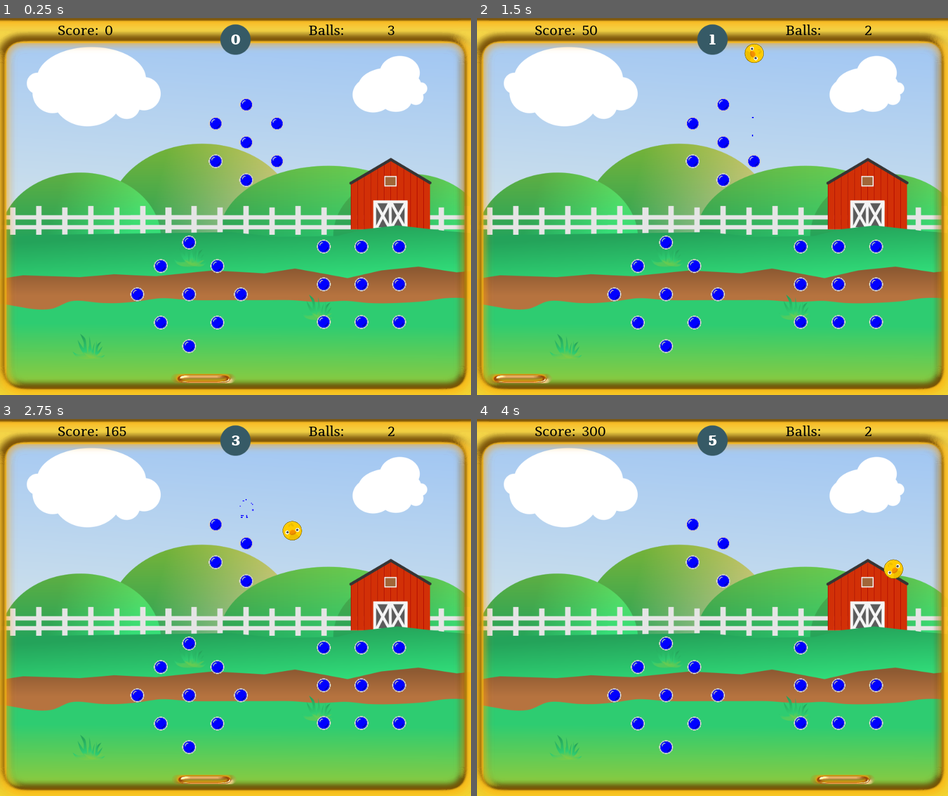
Above: before the commit, frames 1-4 (two rows, left to right).
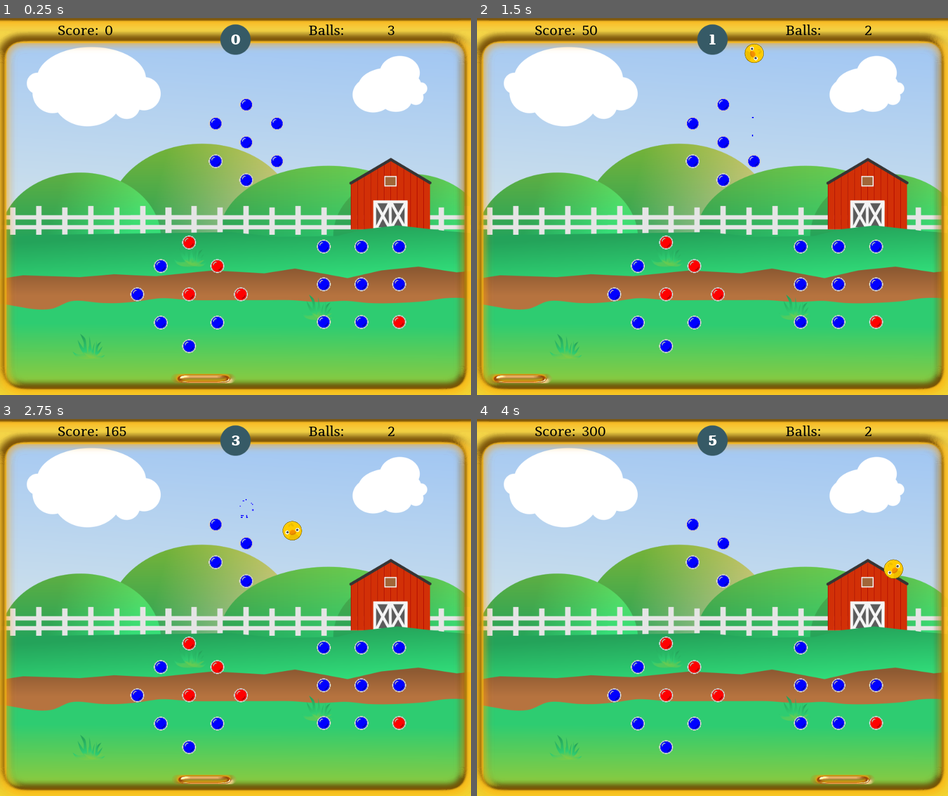
Above: after the commit, the same moments.

Repository: doctor-g/GGJ21
Game: Godot game, scene res://src/Level.tscn
The game is run twice, just before and just after one commit, with the same random seed, the same clock (stepped at 60 frames per second) and the same inputs. Sound files missing from this copy of the repository are replaced by a short silence.
Inputs (mouse positions are in pixels of both pictures, inside the frame that each line leads up to):
- Up to frame 1 (0.25 s): no input
- Up to frame 2 (1.5 s): move the mouse to (816, 187) at 0.52 s; click (816, 187) at 0.67 s; move the mouse to (618, 225) at 1.27 s; click (618, 225) at 1.42 s
- Up to frame 3 (2.75 s): move the mouse to (282, 524) at 2.02 s; click (282, 524) at 2.17 s
- Up to frame 4 (4 s): move the mouse to (688, 682) at 2.77 s; click (688, 682) at 2.92 s; move the mouse to (853, 664) at 3.52 s; click (853, 664) at 3.67 s

The runs differ from the first frame. In frame 1, 0.3% of the frame differs, in the area x 38-86%, y 57-83%; in frame 2, 0.3%; in frame 3, 0.3%; in frame 4, 0.3%.

Commit message:
Improve level clear UI

Diff:
--- a/project/src/Level.tscn
+++ b/project/src/Level.tscn
@@ -111,8 +111,6 @@
 
 [node name="PegGenerator" parent="." instance=ExtResource( 2 )]
 position = Vector2( -0.887942, 4.45148 )
-max_pegs = 1
-upgraded_pegs = 0
 
 [node name="GameOver" parent="." instance=ExtResource( 7 )]
 visible = false
--- a/project/src/LevelClear.tscn
+++ b/project/src/LevelClear.tscn
@@ -1,6 +1,11 @@
-[gd_scene load_steps=2 format=2]
+[gd_scene load_steps=4 format=2]
 
 [ext_resource path="res://src/LevelClear.gd" type="Script" id=1]
+[ext_resource path="res://assets/fonts/Tienne-Regular.ttf" type="DynamicFontData" id=2]
+
+[sub_resource type="DynamicFont" id=1]
+size = 32
+font_data = ExtResource( 2 )
 
 [node name="LevelClear" type="Control"]
 anchor_right = 1.0
@@ -10,24 +15,48 @@
 "_edit_use_anchors_": false
 }
 
-[node name="Label" type="Label" parent="."]
+[node name="ColorRect" type="ColorRect" parent="."]
+anchor_right = 1.0
+anchor_bottom = 1.0
+margin_left = 200.0
+margin_top = 200.0
+margin_right = -200.0
+margin_bottom = -200.0
+color = Color( 0.498039, 0.231373, 0.231373, 1 )
+__meta__ = {
+"_edit_use_anchors_": false
+}
+
+[node name="VBoxContainer" type="VBoxContainer" parent="."]
 anchor_left = 0.5
 anchor_top = 0.5
 anchor_right = 0.5
 anchor_bottom = 0.5
-margin_left = -39.5
-margin_top = -7.0
-margin_right = 39.5
-margin_bottom = 7.0
+margin_left = -194.5
+margin_top = -46.0
+margin_right = 194.5
+margin_bottom = 46.0
+__meta__ = {
+"_edit_use_anchors_": false
+}
+
+[node name="Label" type="Label" parent="VBoxContainer"]
+margin_right = 389.0
+margin_bottom = 44.0
+custom_fonts/font = SubResource( 1 )
 text = "LEVEL CLEAR"
+align = 1
+__meta__ = {
+"_edit_use_anchors_": false
+}
 
-[node name="Label2" type="Label" parent="."]
-anchor_left = 0.5
-anchor_top = 0.5
-anchor_right = 0.5
-anchor_bottom = 0.5
-margin_left = -71.6086
-margin_top = 34.6223
-margin_right = 79.3914
-margin_bottom = 48.6223
+[node name="Label2" type="Label" parent="VBoxContainer"]
+margin_top = 48.0
+margin_right = 389.0
+margin_bottom = 92.0
+custom_fonts/font = SubResource( 1 )
 text = "Tap or Click to Continue"
+align = 1
+__meta__ = {
+"_edit_use_anchors_": false
+}
